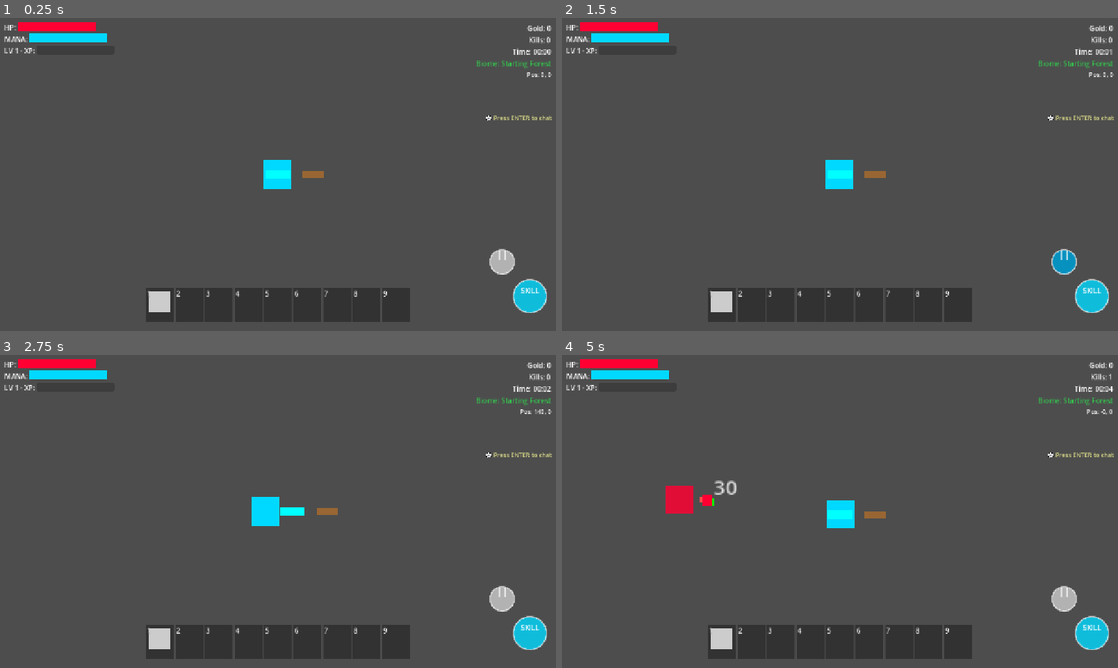
Above: before the commit, frames 1-4 (two rows, left to right).
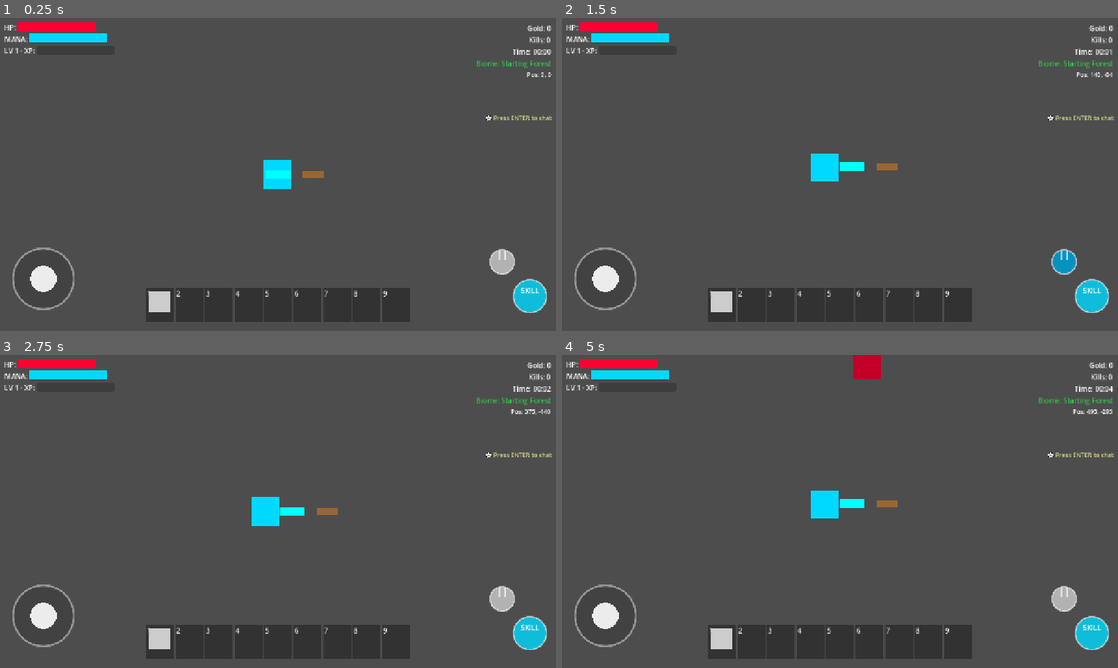
Above: after the commit, the same moments.

Repository: HoangAnhWilliam/Rescue-the-idol-godot
Game: Godot game, scene res://scenes/main.tscn
Two runs of this game, one before a commit and one after it. Both use one fixed random seed, a clock stepped at 60 frames per second and the inputs below.
Inputs (mouse positions are in pixels of both pictures, inside the frame that each line leads up to):
- Up to frame 1 (0.25 s): no input
- Up to frame 2 (1.5 s): tap Enter (ui_accept) at 0.5, 1.25 s; drag from (606, 277) to (895, 105) at 0.52 s; drag from (1062, 262) to (812, 237) at 1.27 s
- Up to frame 3 (2.75 s): tap Enter (ui_accept) at 2 s; move the mouse to (533, 599) at 2.02 s; hold D (move_right) from 2.03 s (still down); hold Shift from 2.03 s (still down); click (533, 599) at 2.17 s
- Up to frame 4 (5 s): release D (move_right) at 2.75 s; release Shift at 2.75 s; tap Enter (ui_accept) at 2.75, 3.5, 3.77, 4.25 s; drag from (1090, 633) to (673, 464) at 2.77 s; move the mouse to (1006, 558) at 3.52 s; hold A (move_left) 3.53-4.25 s; hold E (interact) 3.53-4.25 s; drag from (673, 464) to (756, 433) at 4.27 s

The runs differ from the first frame. In frame 1, 0.5% of the frame differs, in the area x 2-14%, y 73-94%; in frame 2, 1.5%; in frame 3, 0.6%; in frame 4, 2.6%, in the area x 2-99%, y 0-94%.
Error before the commit: Parse Error: Cannot find member "round_decimals" in base "Vector2". (res://scripts/mobile/virtual_joystick.gd:179)
Error after the commit: Attempt to call function 'hide_button' in base 'null instance' on a null instance. (res://scripts/mobile/mobile_controls.gd:303)

Commit message:
fix: Fix Vector2 round_decimals method call in virtual_joystick.gd

Diff:
--- a/scripts/mobile/virtual_joystick.gd
+++ b/scripts/mobile/virtual_joystick.gd
@@ -176,7 +176,7 @@
 	queue_redraw()
 
 	if debug_enabled and output.length() > 0:
-		print("[Joystick] Direction: ", output.round_decimals(2))
+		print("[Joystick] Direction: ", _round_vector(output, 2))
 
 
 func _reset_joystick() -> void:
@@ -213,7 +213,7 @@
 
 
 # Utility function for Vector2
-func round_decimals(v: Vector2, decimals: int) -> Vector2:
+func _round_vector(v: Vector2, decimals: int) -> Vector2:
 	var mult = pow(10, decimals)
 	return Vector2(
 		round(v.x * mult) / mult,
